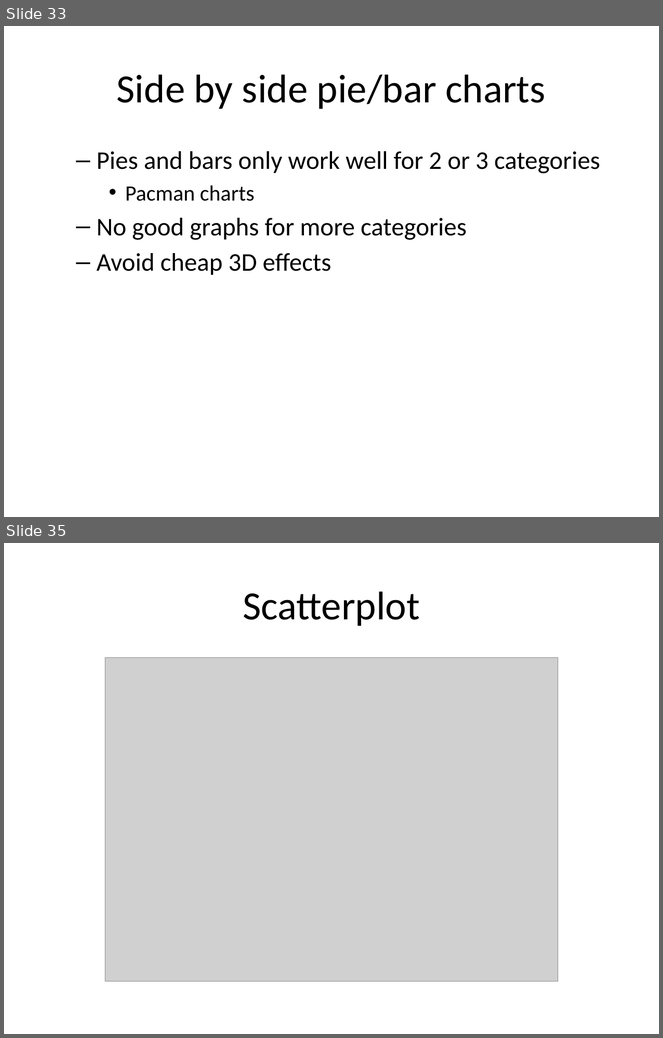
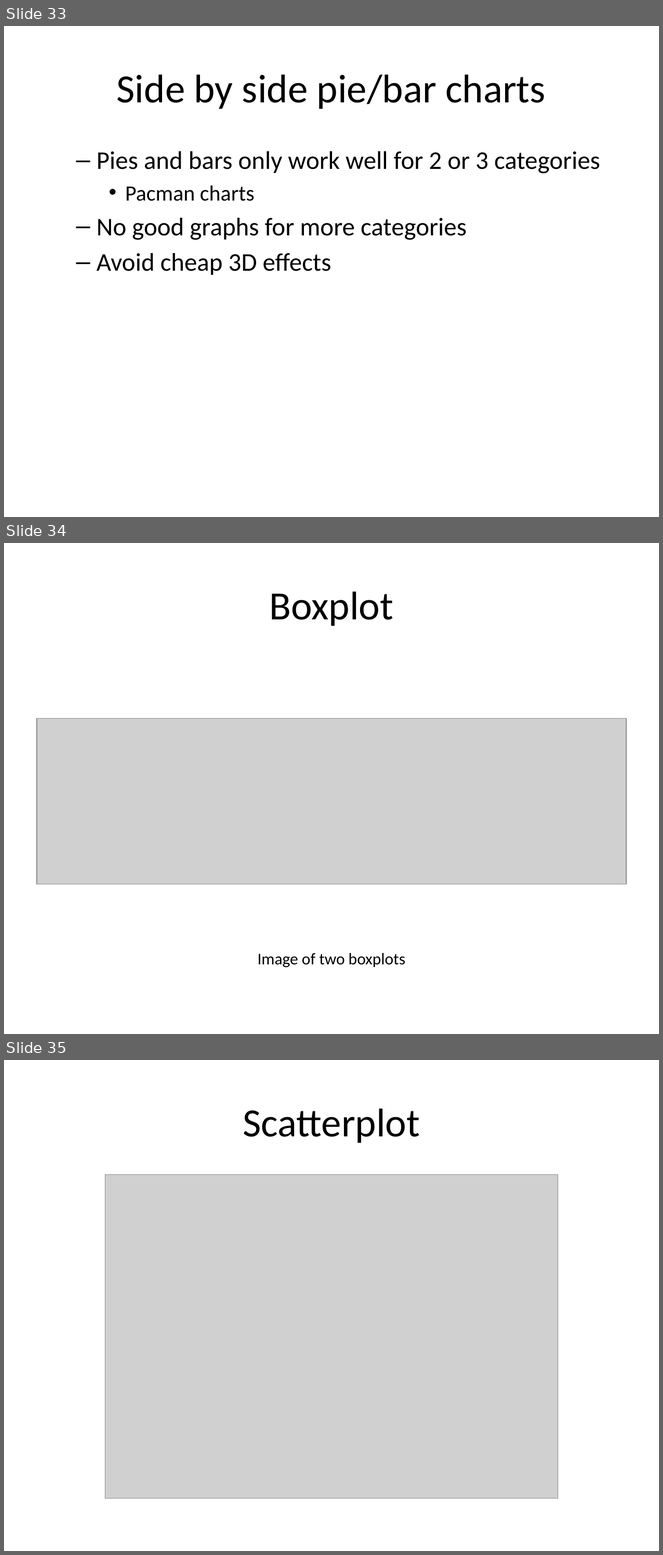
Before and after one commit to classes-medb/5510, a slide deck: src/video-13-statistical-models.pptx. Shown one above the other, each under a label of ours: slides 33 and 35 before the commit, slides 33, 34 and 35 after it; the slides between them are not shown. The pictures are 663x1038 and 663x1555 pixels, drawn with LibreOffice and Linux fonts; fonts in the diff are those of the drawing; grey boxes stand for pictures. Boxes give left, top, right and bottom in pixels: in the first picture for what was removed or moved away, otherwise in the second. Text is boxed around its words. In the diff, an @@ line names an element or a change of style, - is before the commit and + after.

```diff
--- a/src/video-13-statistical-models.pptx
+++ b/src/video-13-statistical-models.pptx
@@ slide 34 added at bbox=[4, 543, 659, 1034], background #FFFFFF @@
@@ title added at bbox=[269, 591, 393, 626], 44 pt, text #000000 @@
+Boxplot
@@ picture added at bbox=[37, 719, 626, 884] @@
@@ text added at bbox=[258, 953, 405, 968], 18 pt, text #000000 @@
+Image of two boxplots
```
Also in this commit, not shown: 1 slide removed, 8 other files.
